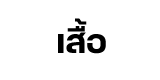
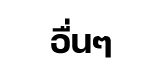
Two versions of the same layered image (160 × 80). Layer-by-layer changes:
renamed "เสื้อ" to "อื่นๆ", painted on it over (51, 18, 111, 58)
